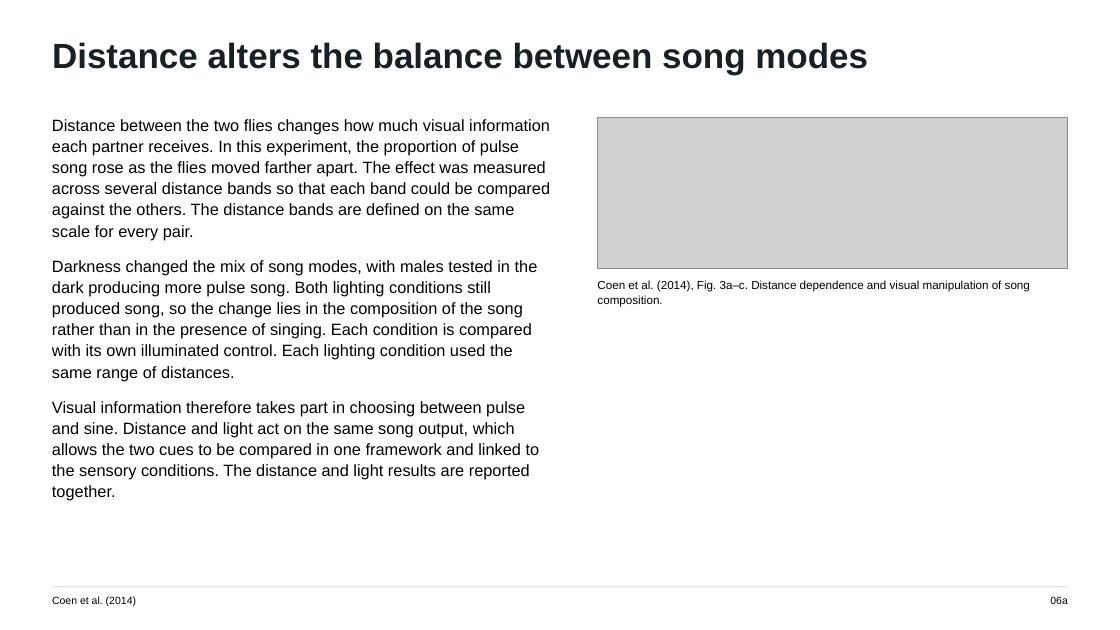
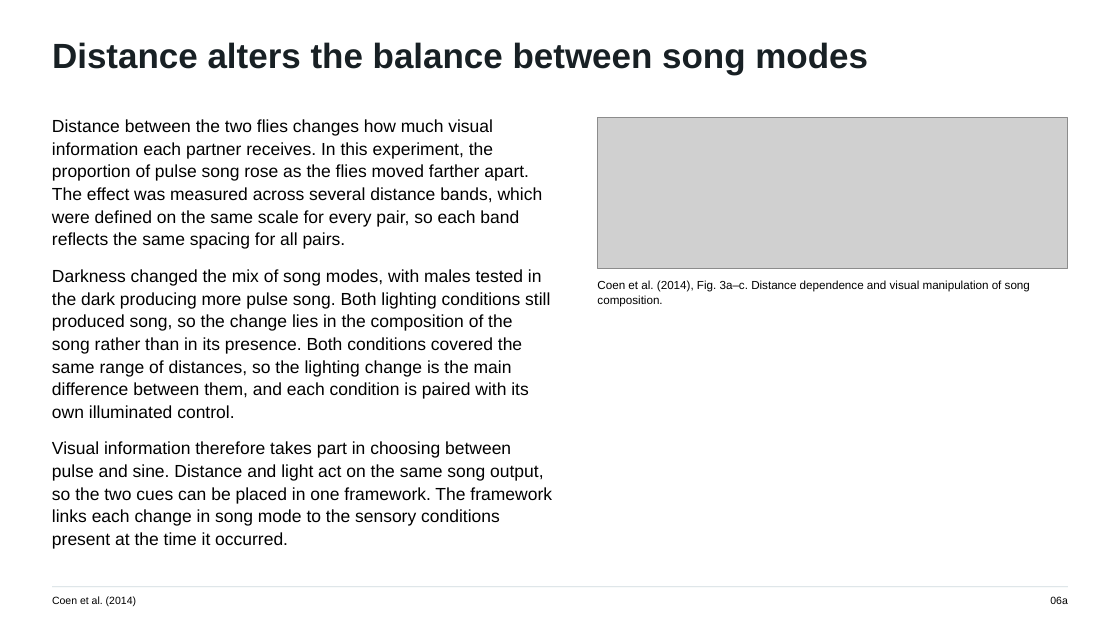
Before and after one commit to jordanxxlopez/NEUROETHOLOGY, a slide deck: slide 8 of scaffolded/Neuroethology_Lecture34_FA2026_SCAFFOLDED.pptx. Drawn at 1120x630 pixels with LibreOffice and Linux fonts; fonts in the diff are those of the drawing; grey boxes stand for pictures. Boxes give left, top, right and bottom in pixels: in the first picture for what was removed or moved away, otherwise in the second. Text is boxed around its words. In the diff, an @@ line names an element or a change of style, - is before the commit and + after.

```diff
--- a/scaffolded/Neuroethology_Lecture34_FA2026_SCAFFOLDED.pptx
+++ b/scaffolded/Neuroethology_Lecture34_FA2026_SCAFFOLDED.pptx
@@ text at (x1=52, y1=119, x2=552, y2=549): text changed; size 14 to 15 pt @@
-Distance between the two flies changes how much visual information each partner receives. In this experiment, the proportion of pulse song rose as the flies moved farther apart. The effect was measured across several distance bands so that each band could be compared against the others. The distance bands are defined on the same scale for every pair.
-Darkness changed the mix of song modes, with males tested in the dark producing more pulse song. Both lighting conditions still produced song, so the change lies in the composition of the song rather than in the presence of singing. Each condition is compared with its own illuminated control. Each lighting condition used the same range of distances.
-Visual information therefore takes part in choosing between pulse and sine. Distance and light act on the same song output, which allows the two cues to be compared in one framework and linked to the sensory conditions. The distance and light results are reported together.
+Distance between the two flies changes how much visual information each partner receives. In this experiment, the proportion of pulse song rose as the flies moved farther apart. The effect was measured across several distance bands, which were defined on the same scale for every pair, so each band reflects the same spacing for all pairs.
+Darkness changed the mix of song modes, with males tested in the dark producing more pulse song. Both lighting conditions still produced song, so the change lies in the composition of the song rather than in its presence. Both conditions covered the same range of distances, so the lighting change is the main difference between them, and each condition is paired with its own illuminated control.
+Visual information therefore takes part in choosing between pulse and sine. Distance and light act on the same song output, so the two cues can be placed in one framework. The framework links each change in song mode to the sensory conditions present at the time it occurred.
```
Also in this commit, not shown: 43 other slides changed, 3 other files.
